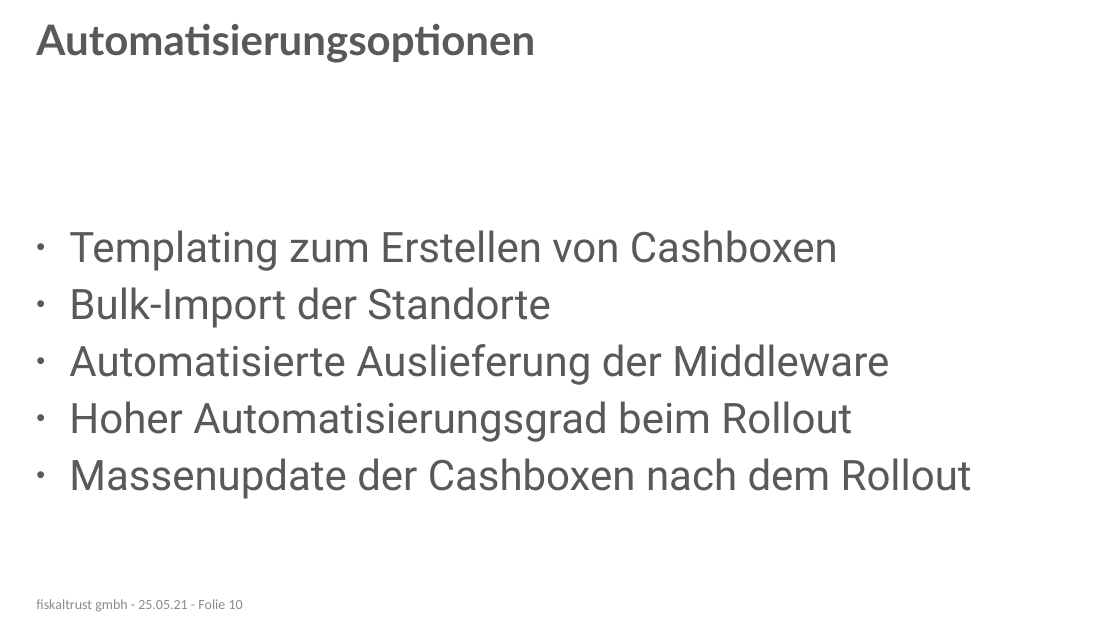
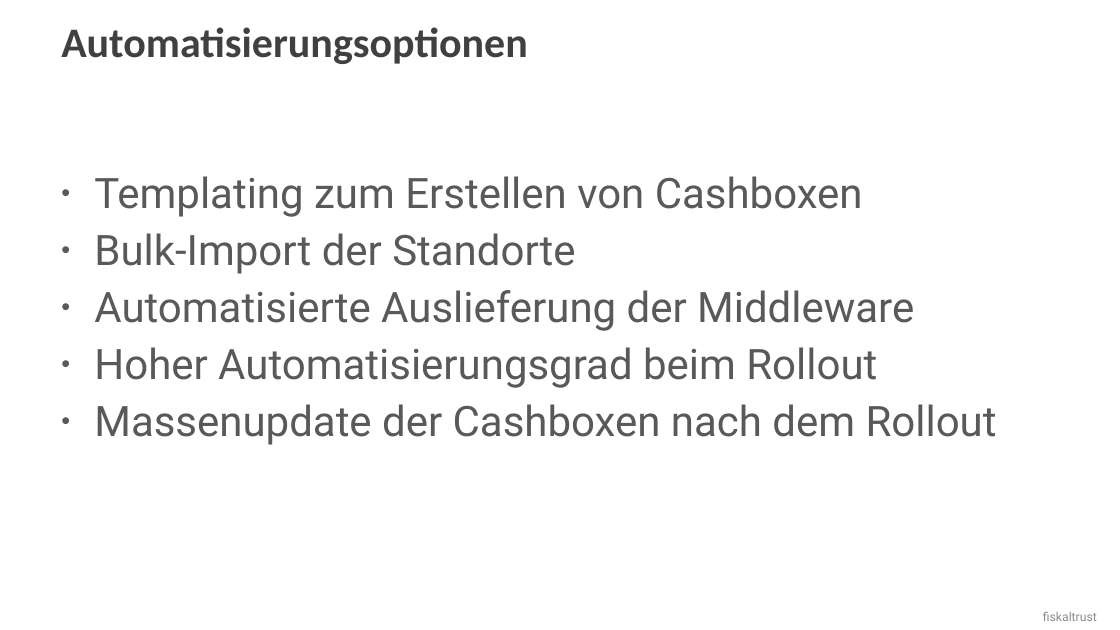
Before and after one commit to fiskaltrust/getting-started, a slide deck: slide 11 of posdealers/presentations/tech/media/posdealer-tech-rollout.pptx (slide 10 before the commit). Drawn at 1120x630 pixels with LibreOffice and Linux fonts; fonts in the diff are those of the drawing; background and template pictures are left out. Boxes give left, top, right and bottom in pixels: in the first picture for what was removed or moved away, otherwise in the second. Text is boxed around its words. In the diff, an @@ line names an element or a change of style, - is before the commit and + after.

```diff
--- a/posdealers/presentations/tech/media/posdealer-tech-rollout.pptx
+++ b/posdealers/presentations/tech/media/posdealer-tech-rollout.pptx
@@ title "Automatisierungsoptionen": place and size @@
-title "Automatisierungsoptionen" at [36,24,535,63]
+title "Automatisierungsoptionen" at [61,27,527,64]
@@ title "Automatisierungsoptionen" at [61,27,527,64]: font Lato to Calibri, text colour #595959 to #404040; vertical alignment middle to top @@
@@ text "Templating zum Erstellen von Cashboxen": place and size @@
-text "Templating zum Erstellen von Cashboxen" at [69,230,972,499]
+text "Templating zum Erstellen von Cashboxen" at [94,176,997,445]
@@ text removed at [36,599,243,612] @@
-fiskaltrust gmbh - 25.05.21 - Folie 10
@@ text added at [1043,612,1097,621], 10.5 pt, text #8C8C8C @@
+fiskaltrust
```
Also in this commit, not shown: 9 other slides changed, 2 slides added, 2 slides removed, 3 other files.
